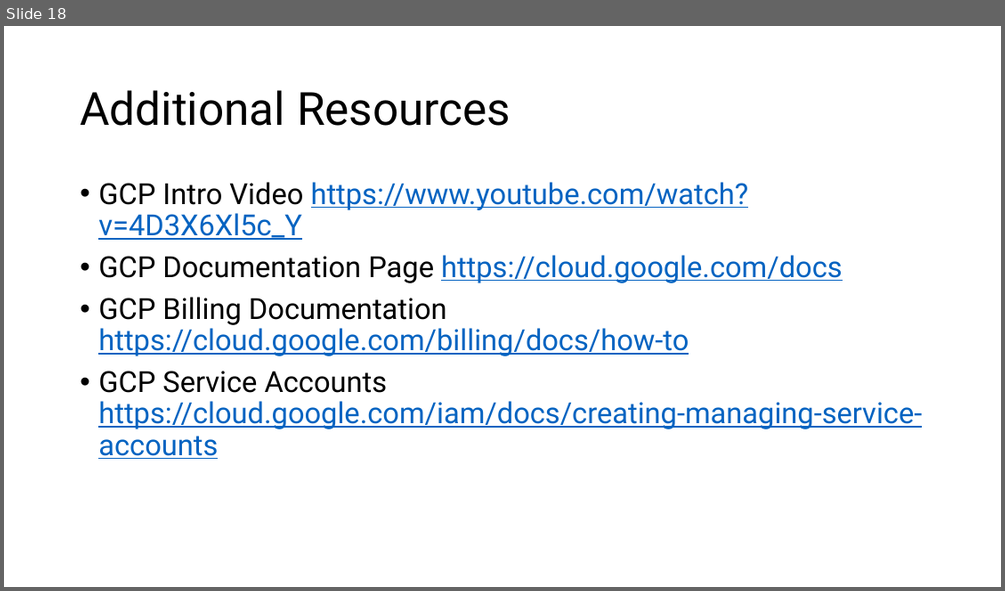
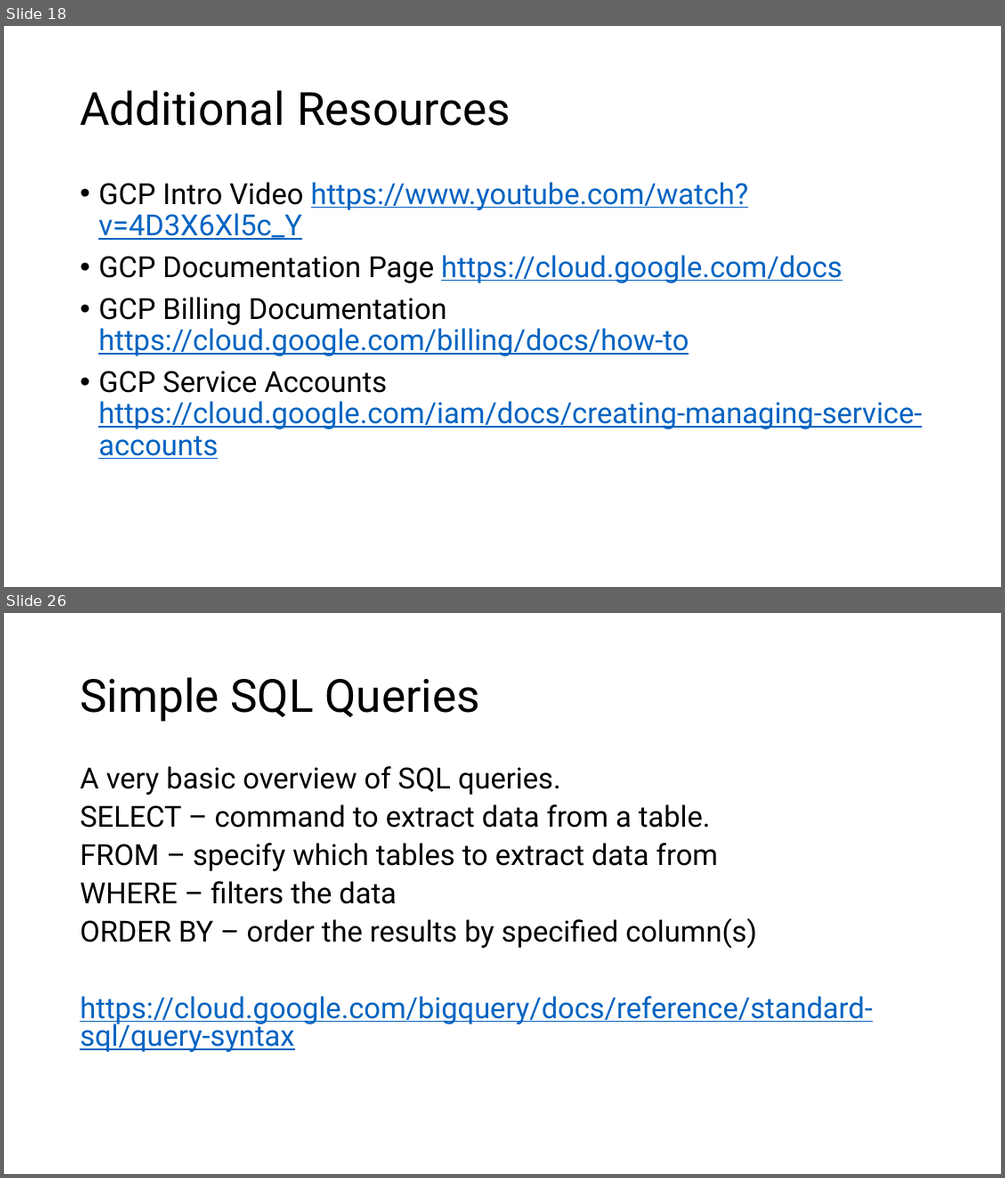
Before and after one commit to ncbi/ASHG-Workshop-2021, a slide deck: ASHG_1.pptx. Shown one above the other, each under a label of ours: slide 18 before the commit, slides 18 and 26 after it; the slides between them are not shown. The pictures are 1005x591 and 1005x1178 pixels, drawn with LibreOffice and Linux fonts; fonts in the diff are those of the drawing; background and template pictures are left out. Boxes give left, top, right and bottom in pixels: in the first picture for what was removed or moved away, otherwise in the second. Text is boxed around its words. In the diff, an @@ line names an element or a change of style, - is before the commit and + after.

Commit message:
Add files via upload
Added bigquery slides

```diff
--- a/ASHG_1.pptx
+++ b/ASHG_1.pptx
@@ slide 26 added at <box>4,613,1001,1174</box>, background picture (left out) @@
@@ title added at <box>80,677,480,722</box>, 44 pt, text #000000 @@
+Simple SQL Queries
@@ text added at <box>80,766,872,1052</box>, 28 pt, text #000000 @@
+A very basic overview of SQL queries.
+SELECT – command to extract data from a table.
+FROM – specify which tables to extract data from
+WHERE – filters the data
+ORDER BY – order the results by specified column(s)
+https://cloud.google.com/bigquery/docs/reference/standard-sql/query-syntax
```
Also in this commit, not shown: 20 other slides added.
